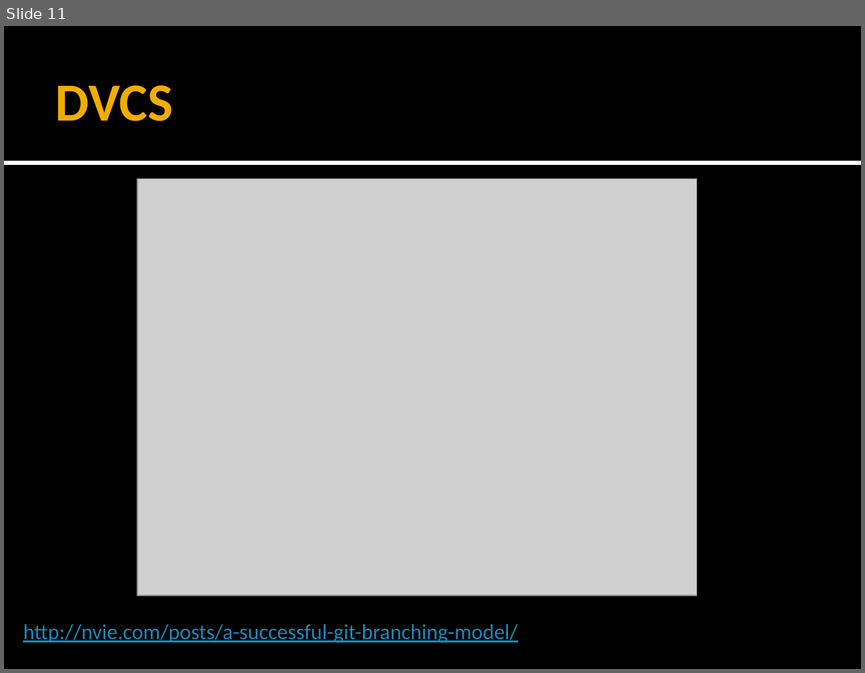
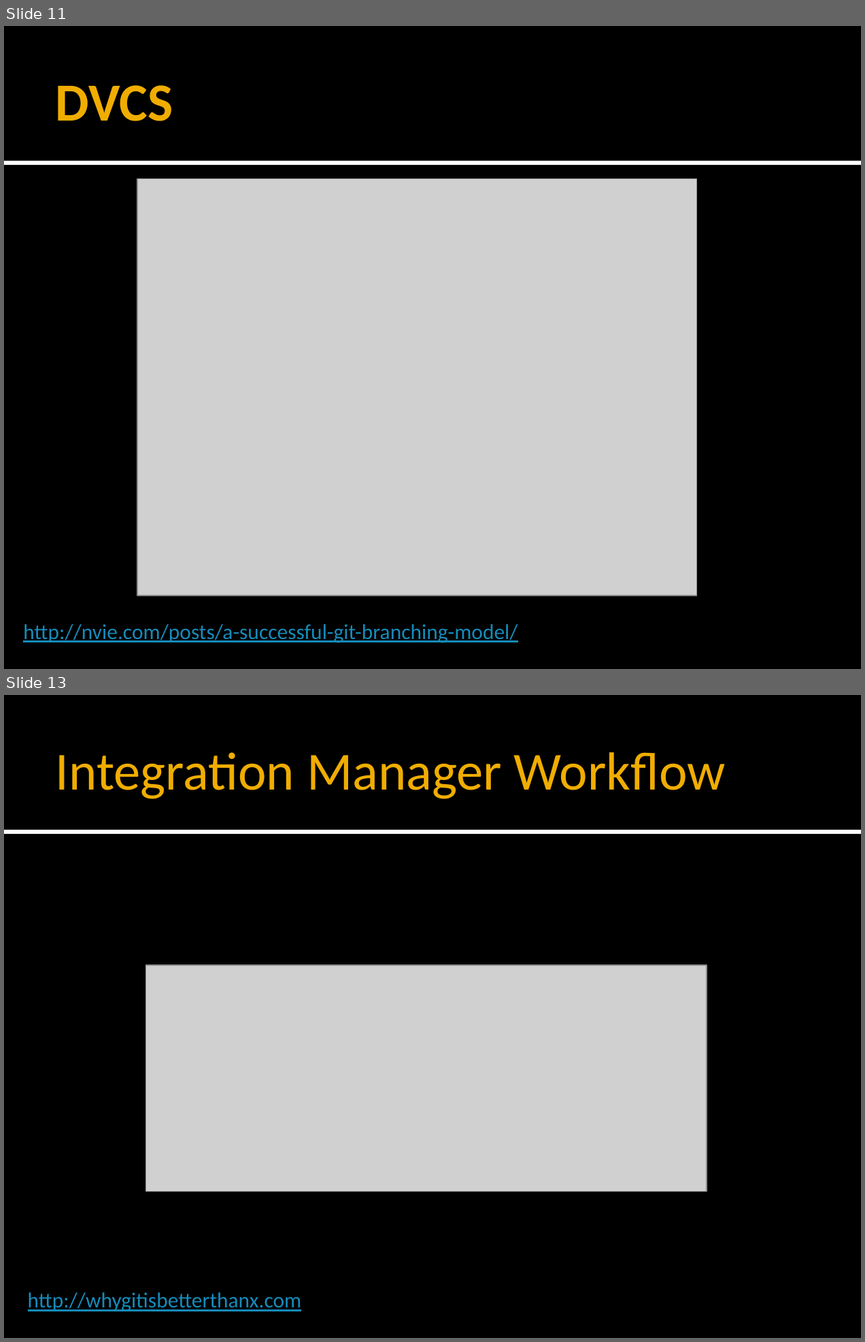
Before and after one commit to forki/GitTalk, a slide deck: GitTalk.pptx. Shown one above the other, each under a label of ours: slide 11 before the commit, slides 11 and 13 after it; the slides between them are not shown. The pictures are 865x673 and 865x1342 pixels, drawn with LibreOffice and Linux fonts; fonts in the diff are those of the drawing; grey boxes stand for pictures. Boxes give left, top, right and bottom in pixels: in the first picture for what was removed or moved away, otherwise in the second. Text is boxed around its words. In the diff, an @@ line names an element or a change of style, - is before the commit and + after.

```diff
--- a/GitTalk.pptx
+++ b/GitTalk.pptx
@@ slide 13 added at box(4, 695, 861, 1338), background #000000; not listed: 2 template elements that a slide beside it also shows @@
@@ title added at box(56, 752, 725, 799), 45 pt, text #F0AD00 @@
+Integration Manager Workflow
@@ picture added at box(145, 965, 706, 1191) @@
@@ text added at box(28, 1292, 302, 1311), 18 pt, text #168BBA, underline @@
+http://whygitisbetterthanx.com
```
Also in this commit, not shown: 1 slide changed, 2 other slides added, 3 other files.
